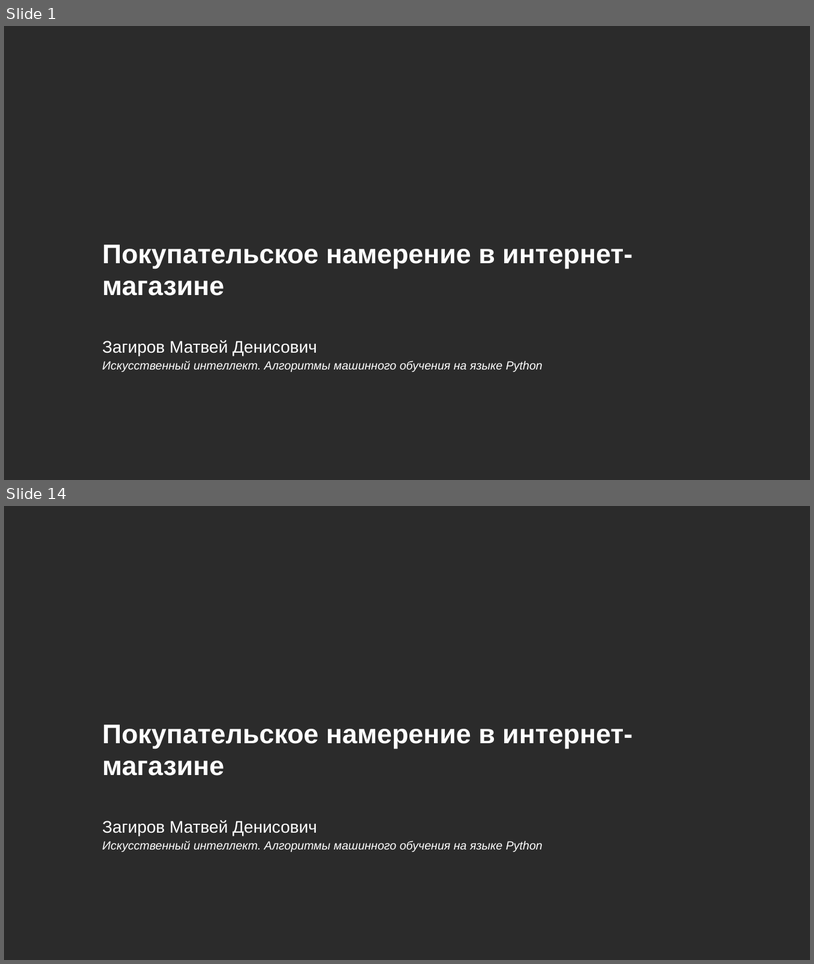
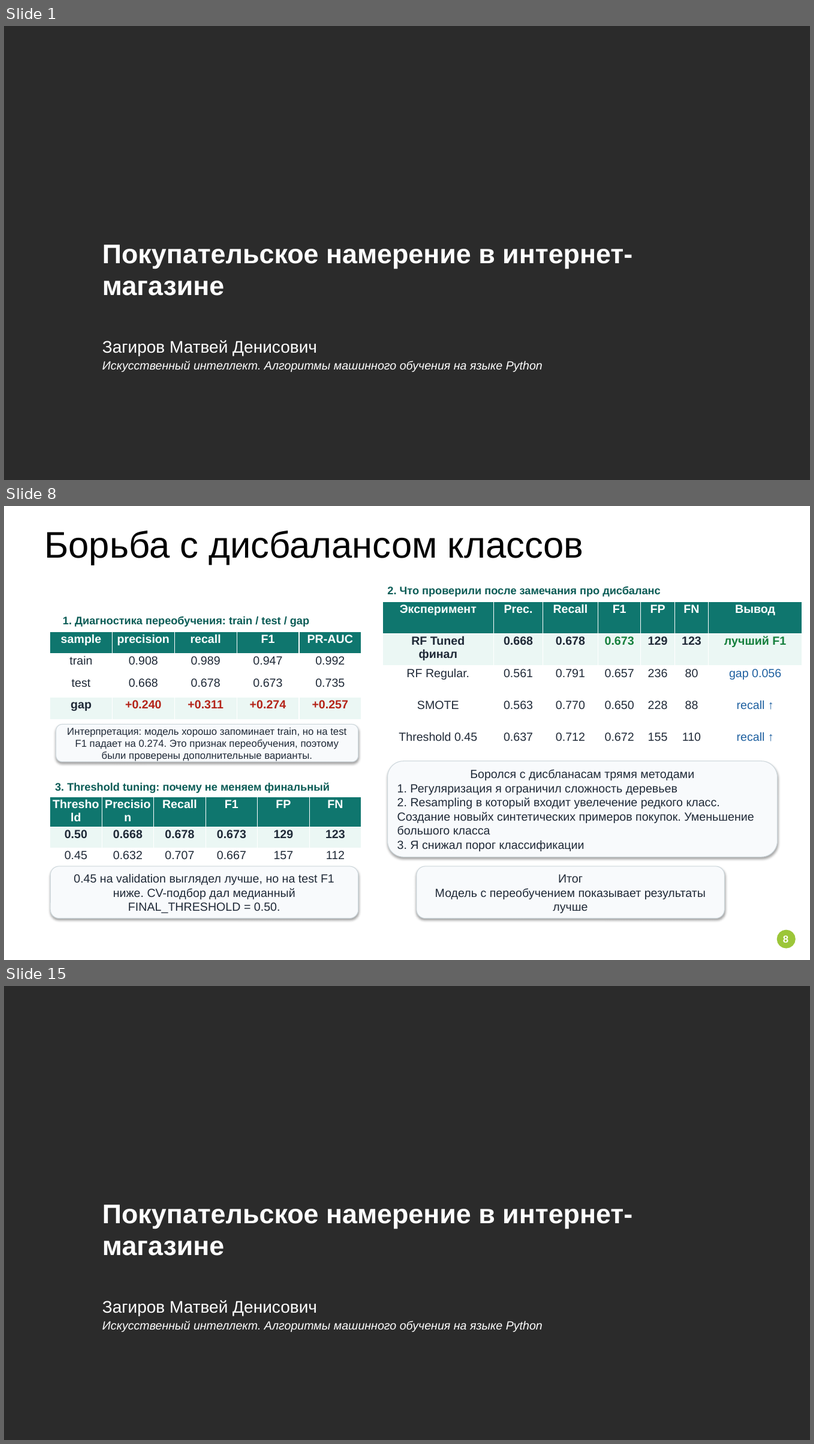
Before and after one commit to Matveycoolking/online_shoppe_predict, a slide deck: doc/ЗагировМатвейДенисович_ИИ. Алгоритмы машинного обучения на языке Python.pptx. Shown one above the other, each under a label of ours: slides 1 and 14 before the commit, slides 1, 8 and 15 after it; the slides between them are not shown. The pictures are 814x964 and 814x1444 pixels, drawn with LibreOffice and Linux fonts; fonts in the diff are those of the drawing; background and template pictures are left out; a plain dark background stands for a picture behind light text. Boxes give left, top, right and bottom in pixels: in the first picture for what was removed or moved away, otherwise in the second. Text is boxed around its words. In the diff, an @@ line names an element or a change of style, - is before the commit and + after.

Commit message:
FinallyRecord

```diff
--- a/doc/ЗагировМатвейДенисович_ИИ. Алгоритмы машинного обучения на языке Python.pptx
+++ b/doc/ЗагировМатвейДенисович_ИИ. Алгоритмы машинного обучения на языке Python.pptx
@@ slide 8 added at (x1=4, y1=506, x2=810, y2=960), background picture (left out) @@
@@ title added at (x1=44, y1=531, x2=584, y2=565), 44 pt, text #000000 @@
+Борьба с дисбалансом классов
@@ text added at (x1=387, y1=586, x2=661, y2=597), 13 pt, text #0B5C56, bold @@
+2. Что проверили после замечания про дисбаланс
@@ table added at (x1=383, y1=601, x2=803, y2=761), 5 rows, 7 columns @@
+Эксперимент | Prec. | Recall | F1 | FP | FN | Вывод
+RF Tuned / финал | 0.668 | 0.678 | 0.673 | 129 | 123 | лучший F1
+RF Regular. | 0.561 | 0.791 | 0.657 | 236 | 80 | gap 0.056
+SMOTE | 0.563 | 0.770 | 0.650 | 228 | 88 | recall ↑
+Threshold 0.45 | 0.637 | 0.712 | 0.672 | 155 | 110 | recall ↑
@@ text added at (x1=63, y1=616, x2=309, y2=627), 13 pt, text #0B5C56, bold @@
+1. Диагностика переобучения: train / test / gap
@@ table added at (x1=50, y1=632, x2=362, y2=720), 4 rows, 5 columns @@
+sample | precision | recall | F1 | PR-AUC
+train | 0.908 | 0.989 | 0.947 | 0.992
+test | 0.668 | 0.678 | 0.673 | 0.735
+gap | +0.240 | +0.311 | +0.274 | +0.257
@@ rounded rectangle added at (x1=56, y1=724, x2=359, y2=762), fill #F8FAFC, outline #CDD7DC 0.75 pt, 12 pt, text #1F2937 @@
+Интерпретация: модель хорошо запоминает train, но на test F1 падает на 0.274. Это признак переобучения, поэтому были проверены дополнительные варианты.
@@ rounded rectangle added at (x1=387, y1=760, x2=778, y2=856), fill #F8FAFC, outline #CDD7DC 0.75 pt, 14 pt, text #1F2937 @@
+Боролся с дисбланасам трямя методами
+1. Регуляризация я ограничил сложность деревьев
+2. Resampling в который входит увелечение редкого класс. Создание новыйх синтетических примеров покупок. Уменьшение большого класса
+3. Я снижал порог классификации
@@ text added at (x1=55, y1=782, x2=330, y2=806), 13 pt, text #0B5C56, bold @@
+3. Threshold tuning: почему не меняем финальный порог
@@ table added at (x1=50, y1=797, x2=362, y2=869), 3 rows, 6 columns @@
+Threshold | Precision | Recall | F1 | FP | FN
+0.50 | 0.668 | 0.678 | 0.673 | 129 | 123
+0.45 | 0.632 | 0.707 | 0.667 | 157 | 112
@@ rounded rectangle added at (x1=51, y1=866, x2=359, y2=918), fill #F8FAFC, outline #CDD7DC 0.75 pt, 14 pt, text #1F2937 @@
+0.45 на validation выглядел лучше, но на test F1 ниже. CV-подбор дал медианный FINAL_THRESHOLD = 0.50.
@@ rounded rectangle added at (x1=417, y1=866, x2=725, y2=918), fill #F8FAFC, outline #CDD7DC 0.75 pt, 14 pt, text #1F2937 @@
+Итог
+Модель с переобучением показывает результаты лучше
@@ freeform shape added at (x1=779, y1=931, x2=795, y2=948), fill #9CC639 @@
@@ freeform shape added at (x1=779, y1=931, x2=795, y2=948), outline #9CC639 2.04 pt @@
@@ page number added at (x1=783, y1=935, x2=789, y2=942), 12 pt, text #FFFFFF, bold @@
+8
@@ what was slide 14 is now slide 15 @@
```
Also in this commit, not shown: 11 slides changed, 1 other slide added, 1 slide removed, 6 other files.
